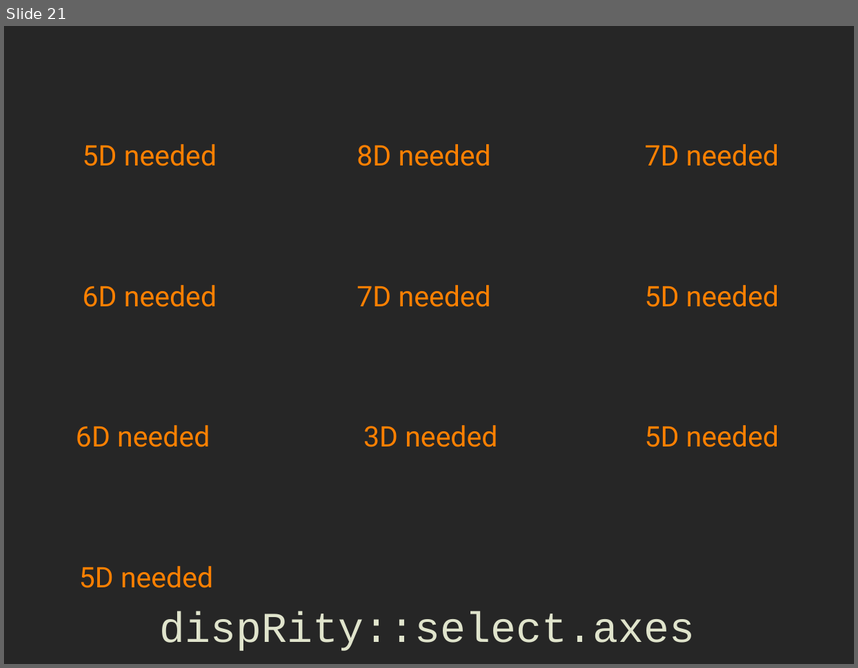
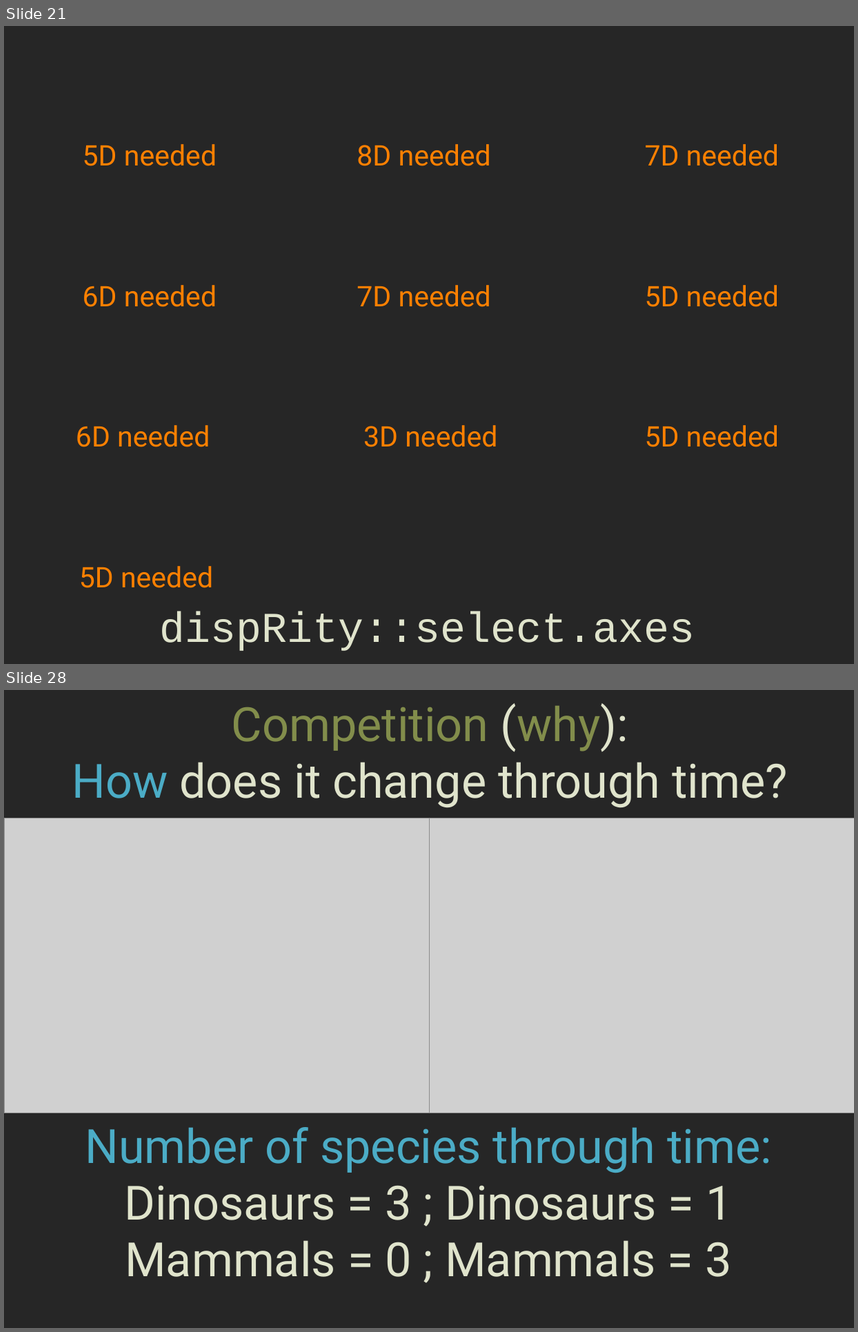
Before and after one commit to TGuillerme/Morphological_traits, a slide deck: slides/02-disparity.odp. Shown one above the other, each under a label of ours: slide 21 before the commit, slides 21 and 28 after it; the slides between them are not shown. The pictures are 858x668 and 858x1332 pixels, drawn with LibreOffice and Linux fonts; fonts in the diff are those of the drawing; grey boxes stand for pictures; background and template pictures are left out. Boxes give left, top, right and bottom in pixels: in the first picture for what was removed or moved away, otherwise in the second. Text is boxed around its words. In the diff, an @@ line names an element or a change of style, - is before the commit and + after.

```diff
--- a/slides/02-disparity.odp
+++ b/slides/02-disparity.odp
@@ slide 28 added at (4, 690, 854, 1328), background #262626 @@
@@ text added at (72, 703, 787, 808), 40 pt, text #E0E4CC @@
+Competition (why):
+How does it change through time?
@@ picture added at (4, 818, 430, 1112) @@
@@ picture added at (430, 818, 854, 1112) @@
@@ text added at (85, 1127, 772, 1276), 40 pt, text #E0E4CC @@
+Number of species through time:
+Dinosaurs = 3 ; Dinosaurs = 1
+Mammals = 0 ; Mammals = 3
```
Also in this commit, not shown: 13 other slides added, 5 slides removed.
